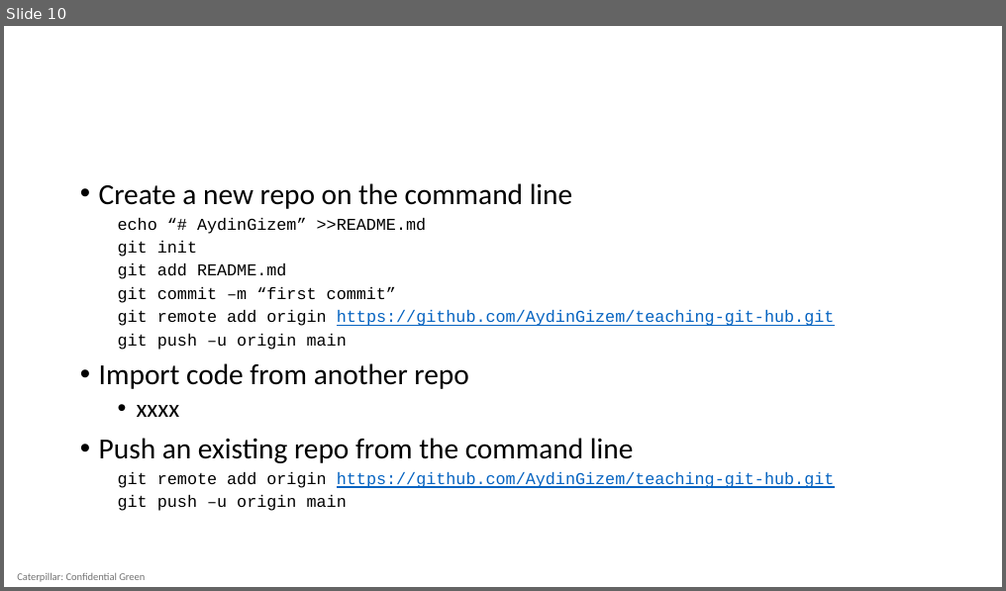
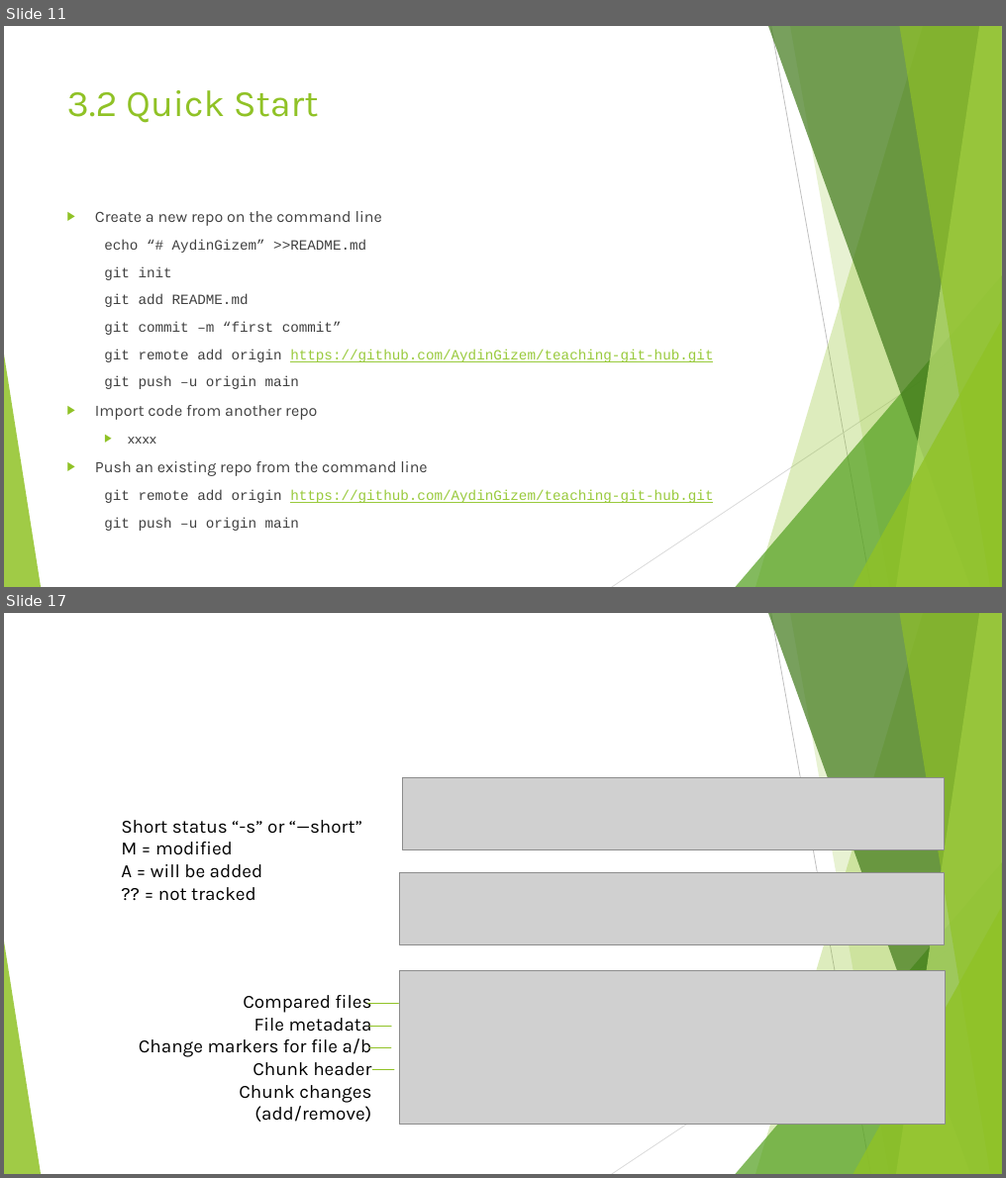
Before and after one commit to AydinGizem/teaching-github, a slide deck: GIT for beginners.pptx. Shown one above the other, each under a label of ours: slide 10 before the commit, slides 11 and 17 after it; the slides between them are not shown. The pictures are 1006x591 and 1006x1178 pixels, drawn with LibreOffice and Linux fonts; fonts in the diff are those of the drawing; grey boxes stand for pictures. Boxes give left, top, right and bottom in pixels: in the first picture for what was removed or moved away, otherwise in the second. Text is boxed around its words. In the diff, an @@ line names an element or a change of style, - is before the commit and + after.

```diff
--- a/GIT for beginners.pptx
+++ b/GIT for beginners.pptx
@@ slide 17 added at [4,613,1002,1174], background #FFFFFF; not listed: 10 template elements that a slide beside it also shows @@
@@ picture added at [403,777,944,851] @@
@@ text added at [121,820,362,901], 18 pt, text #000000 @@
+Short status “-s” or “—short”
+M = modified
+A = will be added
+?? = not tracked
@@ picture added at [399,872,944,946] @@
@@ text added at [139,995,372,1122], 18 pt, text #000000 @@
+Compared files
+File metadata
+Change markers for file a/b
+Chunk header
+Chunk changes (add/remove)
@@ picture added at [399,970,945,1124] @@
@@ line added from (368, 1003) to (399, 1003), #90C226 1 pt @@
@@ line added from (370, 1027) to (391, 1027), #90C226 1 pt @@
@@ line added from (370, 1048) to (391, 1048), #90C226 1 pt @@
@@ line added from (373, 1070) to (394, 1070), #90C226 1 pt @@
@@ what was slide 10 is now slide 11 @@
@@ slide 11 changed as well @@
@@ title added at [67,90,319,123], 36 pt, text #90C226 @@
+3.2 Quick Start
@@ text "Create a new repo on ...": place and size @@
-text "Create a new repo on ..." at [99,183,835,511]
+text "Create a new repo on ..." at [95,211,713,531]
@@ text "Create a new repo on ..." at [95,211,713,531]: size 28 to 15.3 pt in "Create a new repo on the command ...", "Import code from another repo", "Push an existing repo from the command ..."; font Calibri to Karla in "Create a new repo on the command ...", "Import code from another repo", "xxxx", "Push an existing repo from the command ..."; text colour #000000 to #404040 in "Create a new repo on the command ...", "echo “# AydinGizem” >>README.md", "git init", "git add README.md" and 8 more places; size 16 to 13.6 pt in "echo “# AydinGizem” >>README.md", "git init", "git add README.md", "git commit –m “first commit”" and 4 more places; text colour #0563C1 to #99CA3C in "https://github.com/AydinGizem/teaching-git-hub.git", "https://github.com/AydinGizem/teaching-git-hub.git"; size 24 to 13.6 pt in "xxxx"; bullet • to ▶; line spacing 0.9 to 1; more space between paragraphs @@
@@ group added at [4,26,1002,587]: 5 freeform shapes, 3 triangles, 2 lines @@
@@ text removed at [17,573,145,582] @@
-Caterpillar: Confidential Green
```
Also in this commit, not shown: 8 other slides changed, 7 other slides added, 2 slides removed, 1 other file.
